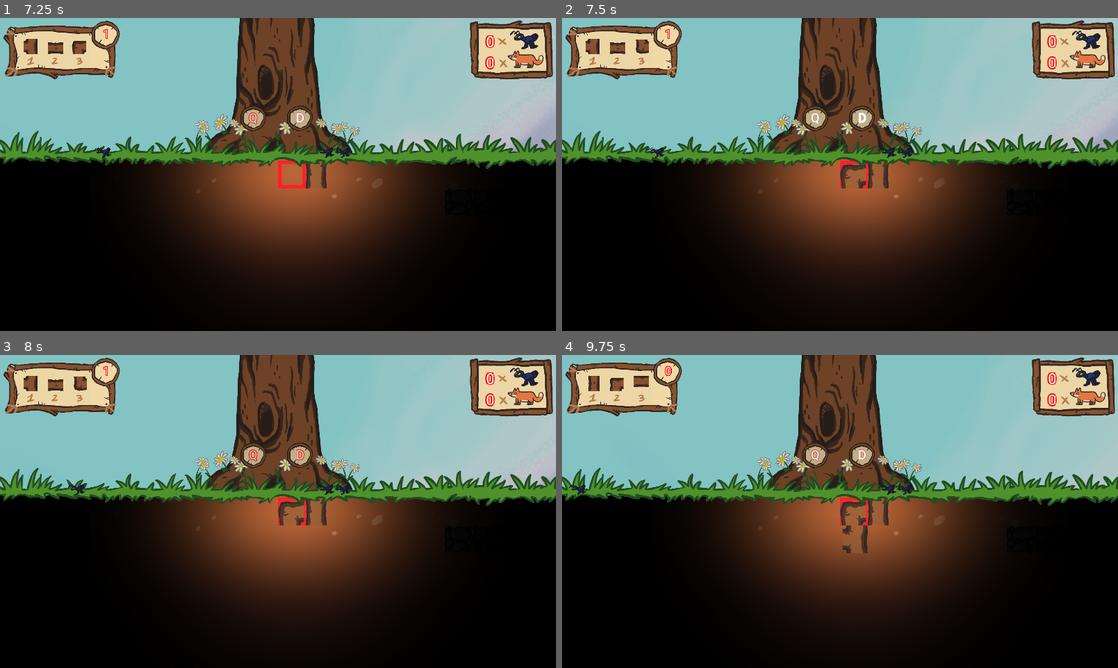
Above: before the commit, frames 1-4 (two rows, left to right).
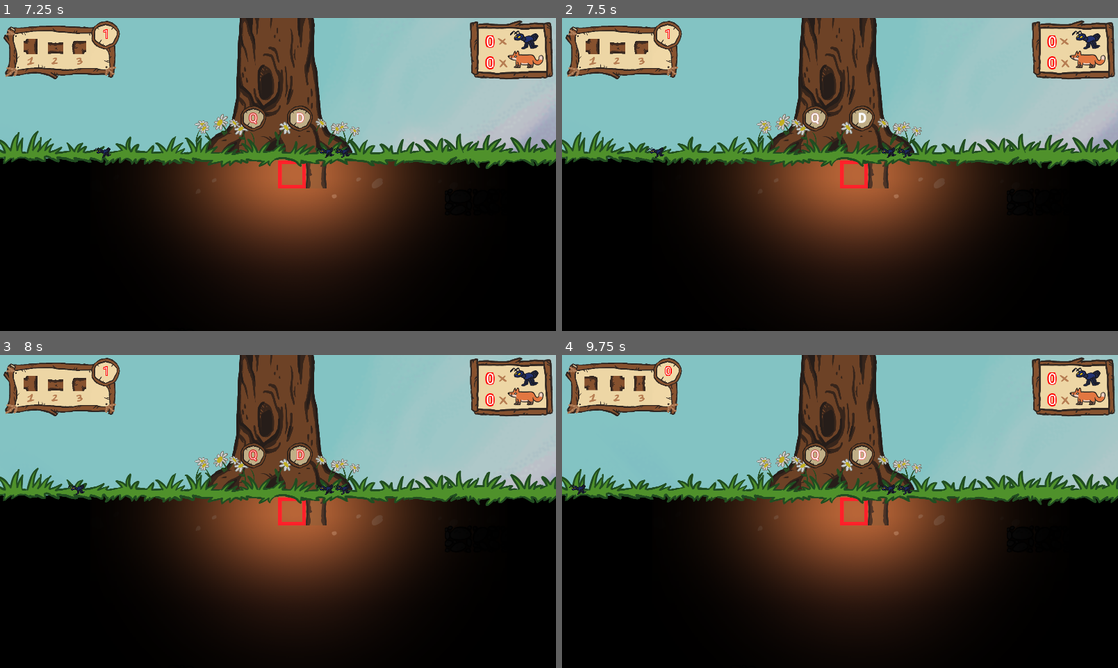
Above: after the commit, the same moments.

Repository: DEF-42/treeOfLife
Game: Godot game, scene res://Scenes/World.tscn
Same seed, same stepped clock (60 frames per second), same inputs: the game is played once before the commit and once after it.
Inputs:
- Up to frame 1 (7.25 s): tap Enter (ui_accept) at 0.5, 0.6, 0.77, 1.07, 1.52, 1.55, 1.82, 2.3, 3.02, 3.05, 3.32, 3.77, 3.8, 4.07, 4.35, 4.52, 4.82, 5.3, 6.02, 6.05, 6.32, 6.77, 6.8, 7.07 s; hold D (spawn_ally_right) 0.53-1.28 s; hold Down (ui_down) 1.28-2.03 s; tap Keypad 1 (first_root) at 1.35, 5.1 s; hold D (spawn_ally_right) 2.03-2.78 s; tap Keypad 0 (refresh_roots) at 2.1, 5.85 s; hold Up (ui_up) 2.78-3.53 s; tap Keypad 2 (second_root) at 2.85, 6.6 s; hold A (spawn_ally_left) 3.53-5.03 s; tap Keypad 3 (third_root) at 3.6 s; hold Down (ui_down) 5.03-5.78 s; hold D (spawn_ally_right) 5.78-6.53 s; hold Up (ui_up) from 6.53 s (still down)
- Up to frame 2 (7.5 s): release Up (ui_up) at 7.28 s; hold D (spawn_ally_right) from 7.28 s (still down); tap Keypad 3 (third_root) at 7.35 s
- Up to frame 3 (8 s): keep holding D (spawn_ally_right); tap Enter (ui_accept) at 7.52, 7.55, 7.82 s
- Up to frame 4 (9.75 s): release D (spawn_ally_right) at 8.03 s; hold Down (ui_down) 8.03-8.78 s; tap Enter (ui_accept) at 8.1, 9.02, 9.05, 9.32 s; hold A (spawn_ally_left) 8.78-9.53 s; tap Keypad 1 (first_root) at 8.85 s; hold Up (ui_up) from 9.53 s (still down); tap Keypad 0 (refresh_roots) at 9.6 s

Frame 1 is identical in both runs. In frame 2, 0.3% of the frame differs, in the area x 12-55%, y 6-55%; in frame 3, 0.3%; in frame 4, 0.6%, in the area x 4-55%, y 6-64%.

Commit message:
add ost variation and fix fucking bug on roots

Diff:
--- a/Autoloads/GameBus.gd
+++ b/Autoloads/GameBus.gd
@@ -104,7 +104,7 @@
 
 	# En Dessous
 	var bottom_cell_position = Vector2(position_to_place.x, position_to_place.y + cell_size.y)
-	var bottom_cell = get_in_grid(right_cell_position)
+	var bottom_cell = get_in_grid(bottom_cell_position)
 	if (root.can_link_bottom && bottom_cell != null && bottom_cell.node.type == ROOT && bottom_cell.node.can_link_top):
 		return true
 
--- a/Scripts/OST.gd
+++ b/Scripts/OST.gd
@@ -1,17 +1,7 @@
 extends AudioStreamPlayer
 
-const DAY_SOUNDS = {
-	1: preload("res://Sounds/OST/Day_Variation1.wav"),
-	2: preload("res://Sounds/OST/Day_Variation2.wav"),
-	3: preload("res://Sounds/OST/Day_Variation3.wav"),
-}
-var DAY_SOUNDS_SIZE = DAY_SOUNDS.size()
-const NIGHT_SOUNDS = {
-	1: preload("res://Sounds/OST/Night_Variation1.wav"),
-	2: preload("res://Sounds/OST/Night_Variation2.wav"),
-	3: preload("res://Sounds/OST/Night_Variation3.wav"),
-}
-var NIGHT_SOUNDS_SIZE = NIGHT_SOUNDS.size()
+const DAY_SOUNDS_VARIATIONS_NUMBER = 5
+const NIGHT_SOUNDS_VARIATIONS_NUMBER = 5
 var rng = RandomNumberGenerator.new()
 
 
@@ -30,10 +20,12 @@
 	if (state):
 		$"../AmbientNight".stop()
 		$"../AmbientDay".play()
-		ost = DAY_SOUNDS.get(rng.randi_range(1, DAY_SOUNDS_SIZE))
+		var variation = rng.randi_range(1, DAY_SOUNDS_VARIATIONS_NUMBER)
+		ost = "res://Sounds/OST/Day_Variation" + str(variation) + ".wav"
 	else:
 		$"../AmbientDay".stop()
 		$"../AmbientNight".play()
-		ost = NIGHT_SOUNDS.get(rng.randi_range(1, NIGHT_SOUNDS_SIZE))
-	$".".stream = ost;
+		var variation = rng.randi_range(1, NIGHT_SOUNDS_VARIATIONS_NUMBER)
+		ost = "res://Sounds/OST/Night_Variation" + str(variation) + ".wav"
+	$".".stream = load(ost);
 	$".".play()
--- a/Scripts/Underground/Grid.gd
+++ b/Scripts/Underground/Grid.gd
@@ -46,7 +46,7 @@
 			EVENTS.emit_signal("sediment_linked")
 			if ($RootPlacedSound.stream != root_placed_on_sediment):
 				$RootPlacedSound.stream = root_placed_on_sediment
-		if (GAME.check_cell_contains_node_type($GridKinematic.position, GAME.MUSHROOM)):
+		elif (GAME.check_cell_contains_node_type($GridKinematic.position, GAME.MUSHROOM)):
 			GAME.increment_mushrooms()
 			EVENTS.emit_signal("mushroom_linked")
 			if ($RootPlacedSound.stream != root_placed_on_mushroom):
@@ -75,6 +75,8 @@
 		elif GAME.check_cell_contains_node_type($GridKinematic.position, GAME.ROOT):
 			if ($RootPlacedForbiddenSound.stream != root_placed_on_root):
 				$RootPlacedForbiddenSound.stream = root_placed_on_root
+		else:
+			$RootPlacedForbiddenSound.stream = null
 		$RootPlacedForbiddenSound.play()
 		GAME.set_can_create_root(false)
 
Not shown, added: Sounds/OST/Day_Variation4.wav.import
Not shown, added: Sounds/OST/Day_Variation5.wav.import
Not shown, added: Sounds/OST/Night_Variation4.wav.import
Not shown, added: Sounds/OST/Night_Variation5.wav.import
Not shown, added: Sounds/OST/Day_Variation4.wav
Not shown, added: Sounds/OST/Day_Variation5.wav
Not shown, added: Sounds/OST/Night_Variation4.wav
Not shown, added: Sounds/OST/Night_Variation5.wav
Not shown, changed: Sounds/UI/sediments.wav
